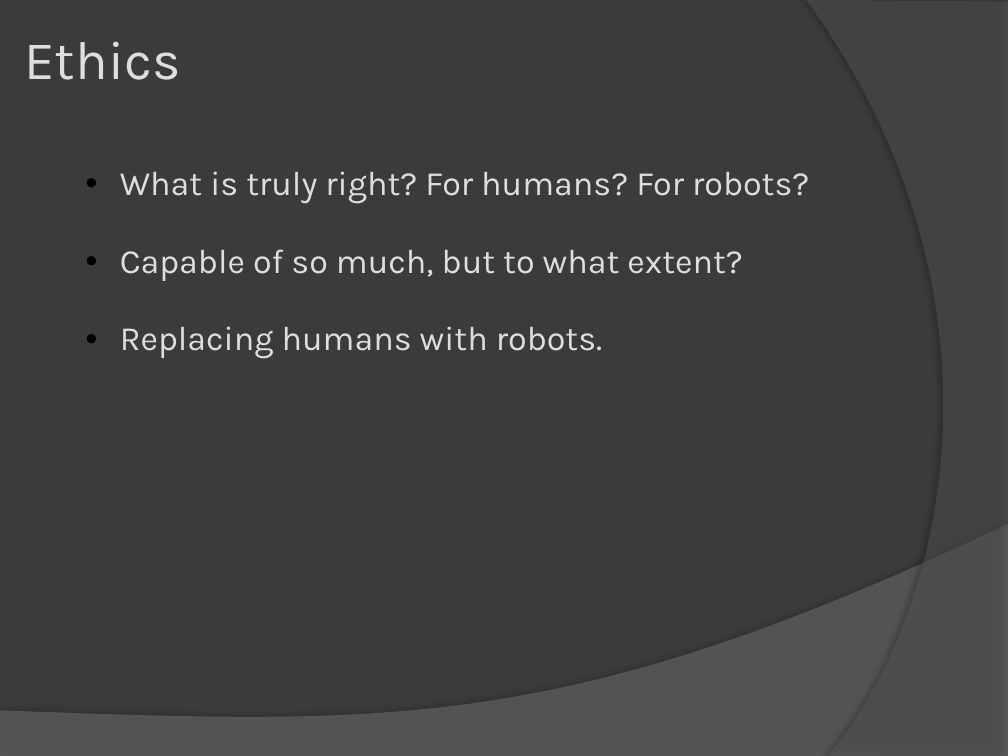
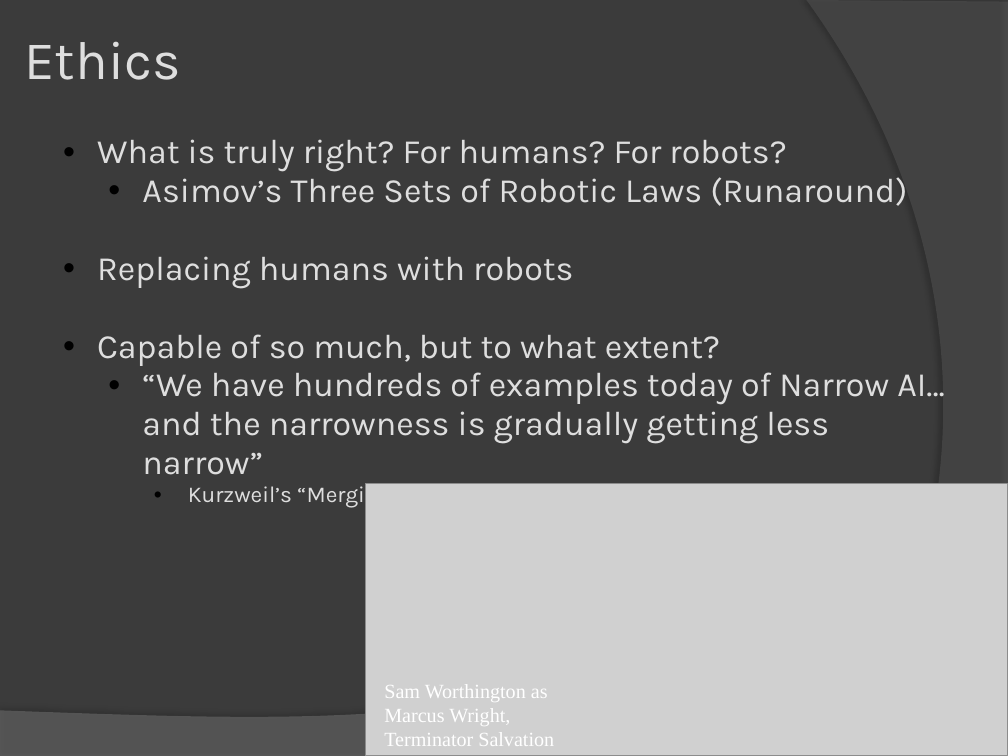
Before and after one commit to abhishekori/team-sexy-awesome-repository-of-awesomeness-----sexy, a slide deck: slide 10 of artififical intelligence.pptx (slide 9 before the commit). Drawn at 1008x756 pixels with LibreOffice and Linux fonts; fonts in the diff are those of the drawing; grey boxes stand for pictures. Boxes give left, top, right and bottom in pixels: in the first picture for what was removed or moved away, otherwise in the second. Text is boxed around its words. In the diff, an @@ line names an element or a change of style, - is before the commit and + after.

```diff
--- a/artififical intelligence.pptx
+++ b/artififical intelligence.pptx
@@ text "What is truly right? For ...": place and size @@
-text "What is truly right? For ..." at box(120, 171, 809, 359)
+text "What is truly right? For ..." at box(97, 139, 945, 509)
@@ text at box(97, 177, 907, 288): paragraphs added @@
+    • Asimov’s Three Sets of Robotic Laws (Runaround)
+  • Replacing humans with robots
@@ text at box(142, 372, 945, 509): text changed @@
-  • Replacing humans with robots.
+    • “We have hundreds of examples today of Narrow AI… and the narrowness is gradually getting less narrow”
+      • Kurzweil’s “Merging with the Machines”
@@ picture added at box(366, 484, 1008, 756) @@
@@ text added at box(384, 684, 554, 746), 16 pt, text #FFFFFF @@
+Sam Worthington as Marcus Wright,
+Terminator Salvation
```
Also in this commit, not shown: 4 other slides changed, 7 slides added, 3 slides removed.
